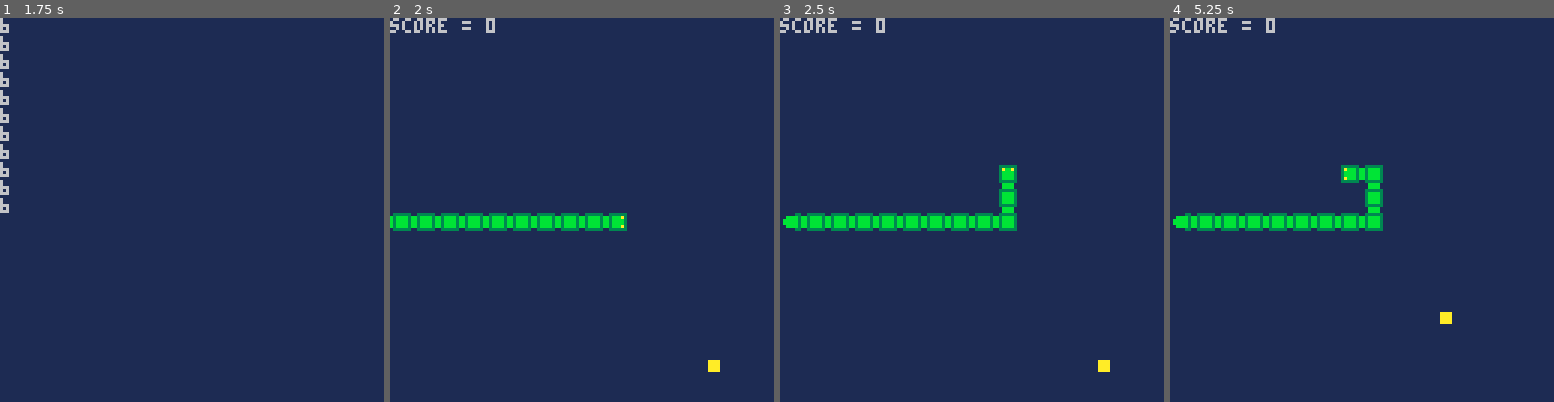
Above: before the commit, frames 1-4 (left to right).
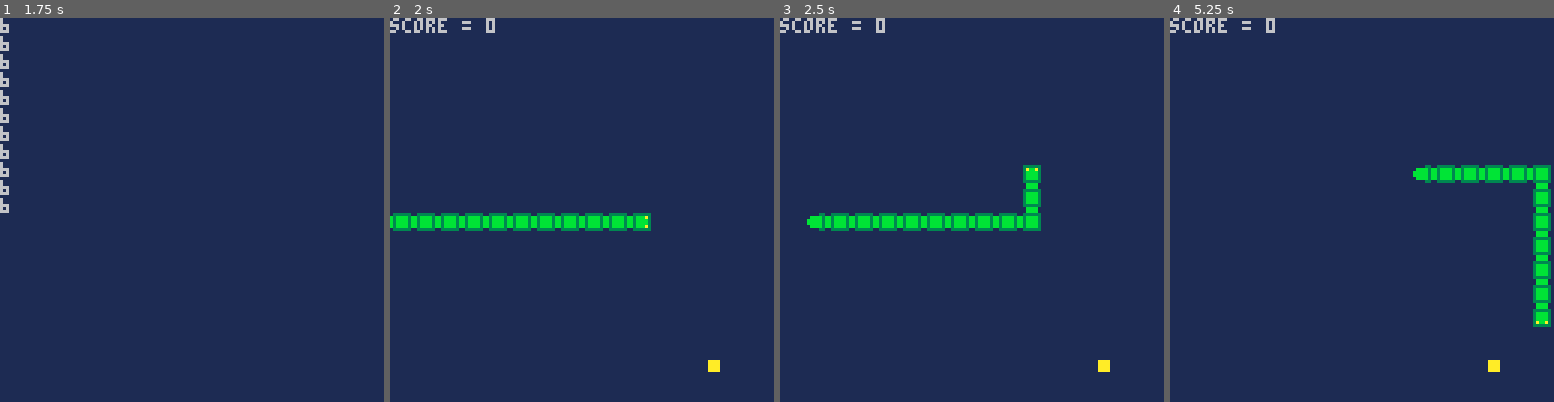
Above: after the commit, the same moments.

Repository: kakardo/Pico-8
Game: PICO-8 cartridge game carts/01 grone orm (snake clone)/snake.p8
Two runs of this game, one before a commit and one after it. Both use one fixed random seed, a clock stepped at 60 frames per second and the inputs below.
Inputs:
- Up to frame 1 (1.75 s): tap X (X key) at 0.33, 1.07 s; tap O (Z key) at 0.7, 1.7 s; hold Right from 1.6 s (still down)
- Up to frame 2 (2 s): keep holding Right; tap X (X key) at 1.85 s
- Up to frame 3 (2.5 s): release Right at 2.1 s; tap O (Z key) at 2.1 s; hold Up 2.15-2.42 s; hold Right from 2.47 s (still down)
- Up to frame 4 (5.25 s): tap O (Z key) every 0.4 s from 2.5 to 4.9 s; tap X (X key) at 2.97, 4.08, 5.2 s; release Right at 3.03 s; hold Left 3.08-3.58 s; hold Down 3.63-3.97 s; hold Right 4.02-4.68 s; hold Up 4.73-5.03 s; hold Left from 5.08 s (still down)

Frame 1 is identical in both runs. In frame 2, 0.3% of the frame differs, in the area x 60-68%, y 50-56%; in frame 3, 1.6%; in frame 4, 6.4%, in the area x 0-100%, y 38-93%.

Commit message:
Graphical artifacts still left, but now resets are more controlled.

Diff:
--- a/game carts/01 grone orm (snake clone)/main.lua
+++ b/game carts/01 grone orm (snake clone)/main.lua
@@ -104,6 +104,12 @@
 	init_head()
 	init_body()
 	init_fruit()
+
+	-- Makes sure values are reset during game reset
+	score = 0
+	tick_count = 0
+	just_moved = false
+	update_next_dir(head.dir)  -- Buffered turn clear
 end
 
 function print_centered(str, x, y, color)
--- a/game carts/01 grone orm (snake clone)/ui.lua
+++ b/game carts/01 grone orm (snake clone)/ui.lua
@@ -6,11 +6,11 @@
 ]]--
 
 function print_ui()
-  print_centered("score: "..score,32,32,9)
-  print_centered("length: "..body.segments+1,96,32,11)
-  print_centered("game over",64,64,8)
+  print_centered("score: "..score, 32, 32, 9)
+  print_centered("length: "..body.segments + 1, 96, 32, 11)
+  print_centered("game over", 64, 64, 8)
   -- print_centered("press \"ctr + r\" to restart",64,72,13)
-  print_centered("< retry >",64,80,6)
+  print_centered("< press 🅾️ or \'z\' to retry >", 64, 80, 6)
   --print_centered("adjust starting speed",64,88,5)
 end
 
